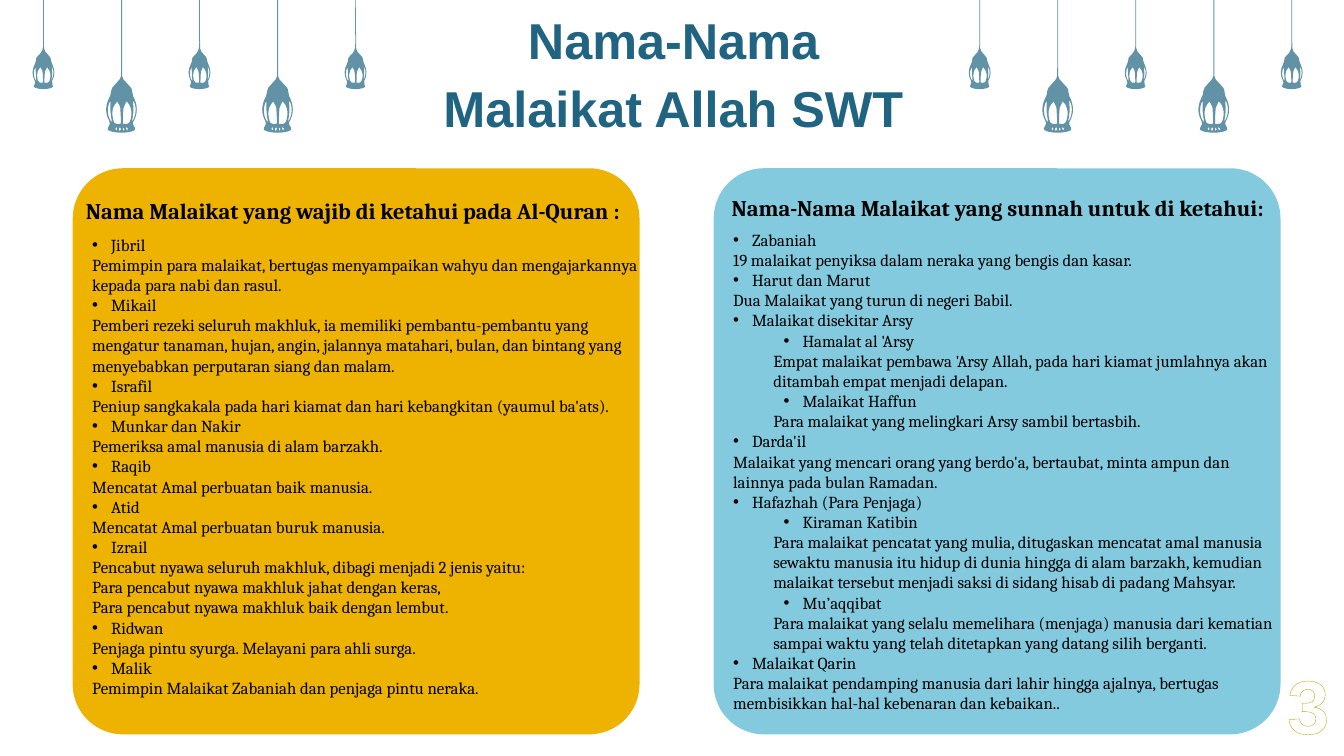
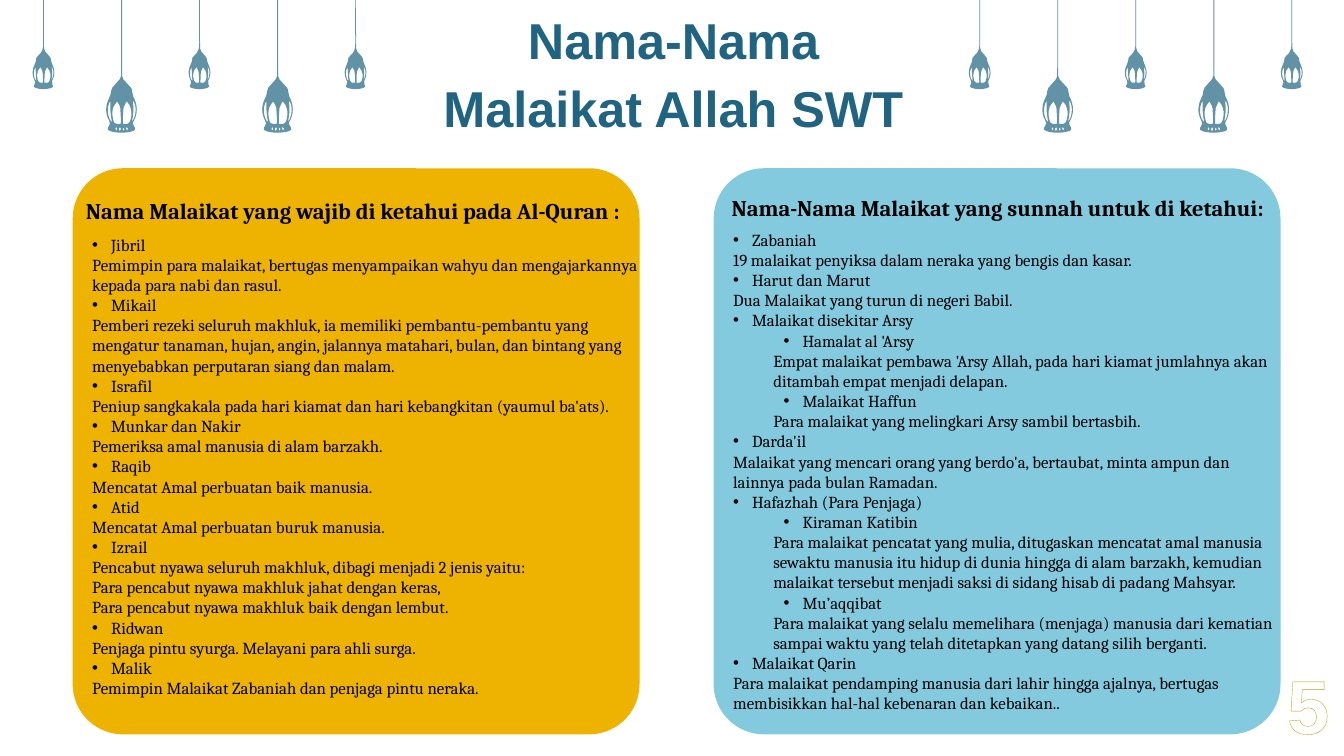
Before and after one commit to adnanerlansyah403/Tugas-Pendidikan-Agama, a slide deck: slide 8 of Presentasi Pendidikan Agama.pptx (slide 6 before the commit). Drawn at 1344x756 pixels with LibreOffice and Linux fonts; fonts in the diff are those of the drawing. Boxes give left, top, right and bottom in pixels: in the first picture for what was removed or moved away, otherwise in the second. Text is boxed around its words. In the diff, an @@ line names an element or a change of style, - is before the commit and + after.

```diff
--- a/Presentasi Pendidikan Agama.pptx
+++ b/Presentasi Pendidikan Agama.pptx
@@ text at (1287, 681, 1329, 735): text changed @@
-3
+5
```
Also in this commit, not shown: 4 other slides changed, 2 slides added, 1 other file.
